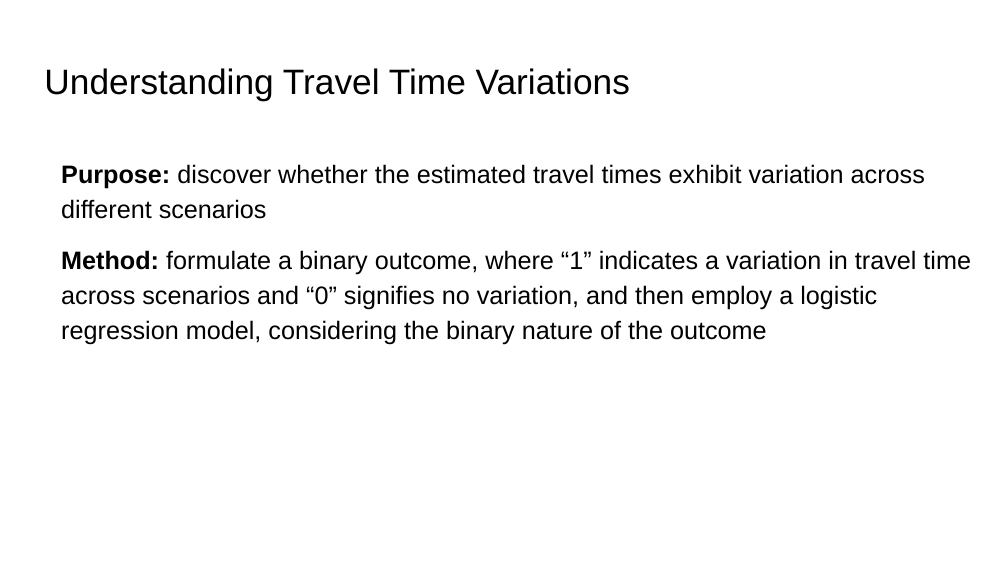
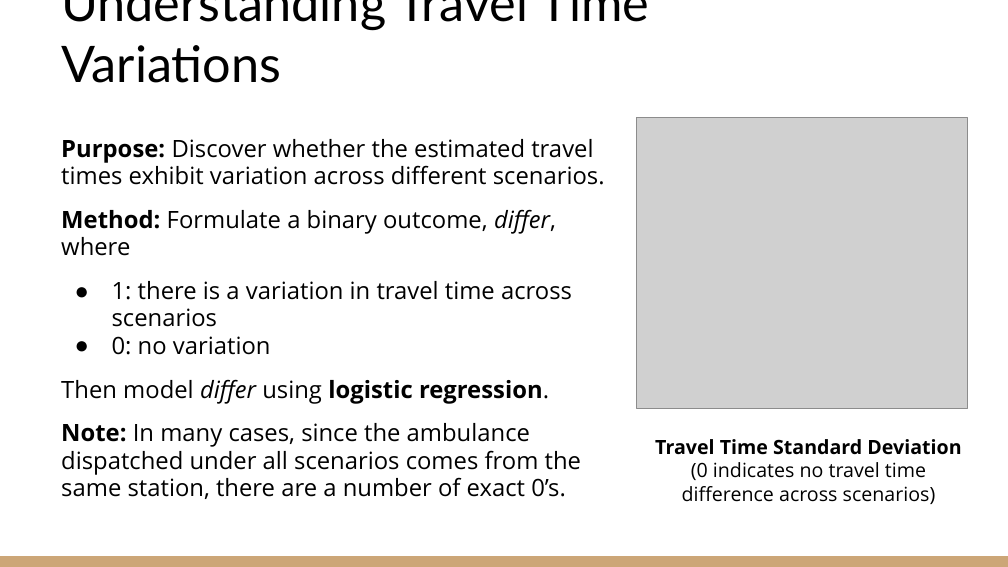
Before and after one commit to KenYe23/STA470S, a slide deck: slide 16 of EMS Stations Project/EMS_Station_Location.pptx (slide 18 before the commit). Drawn at 1008x567 pixels with LibreOffice and Linux fonts; fonts in the diff are those of the drawing; grey boxes stand for pictures. Boxes give left, top, right and bottom in pixels: in the first picture for what was removed or moved away, otherwise in the second. Text is boxed around its words. In the diff, an @@ line names an element or a change of style, - is before the commit and + after.

```diff
--- a/EMS Stations Project/EMS_Station_Location.pptx
+++ b/EMS Stations Project/EMS_Station_Location.pptx
@@ title "Understanding Travel Time Variations": place and size @@
-title "Understanding Travel Time Variations" at box(44, 68, 630, 100)
+title "Understanding Travel Time Variations" at box(61, 0, 649, 83)
@@ title "Understanding Travel Time Variations" at box(61, 0, 649, 83): size 25.2 to 36 pt, font Arial to Lato; vertical alignment top to bottom @@
@@ picture added at box(636, 118, 968, 408) @@
@@ text at box(61, 139, 605, 499): text changed; size 18 to 17 pt; font Arial to Open Sans @@
-Purpose: discover whether the estimated travel times exhibit variation across different scenarios
-Method: formulate a binary outcome, where “1” indicates a variation in travel time across scenarios and “0” signifies no variation, and then employ a logistic regression model, considering the binary nature of the outcome
+Purpose: Discover whether the estimated travel times exhibit variation across different scenarios.
+Method: Formulate a binary outcome, differ, where
+● 1: there is a variation in travel time across scenarios
+● 0: no variation
+Then model differ using logistic regression.
+Note: In many cases, since the ambulance dispatched under all scenarios comes from the same station, there are a number of exact 0’s.
@@ text added at box(655, 439, 961, 504), 14 pt, text #000000 @@
+Travel Time Standard Deviation (0 indicates no travel time difference across scenarios)
@@ rectangle added at box(0, 556, 1008, 567), fill #CCA677 @@
```
Also in this commit, not shown: 16 other slides changed, 2 slides added, 4 slides removed, 1 other file.
